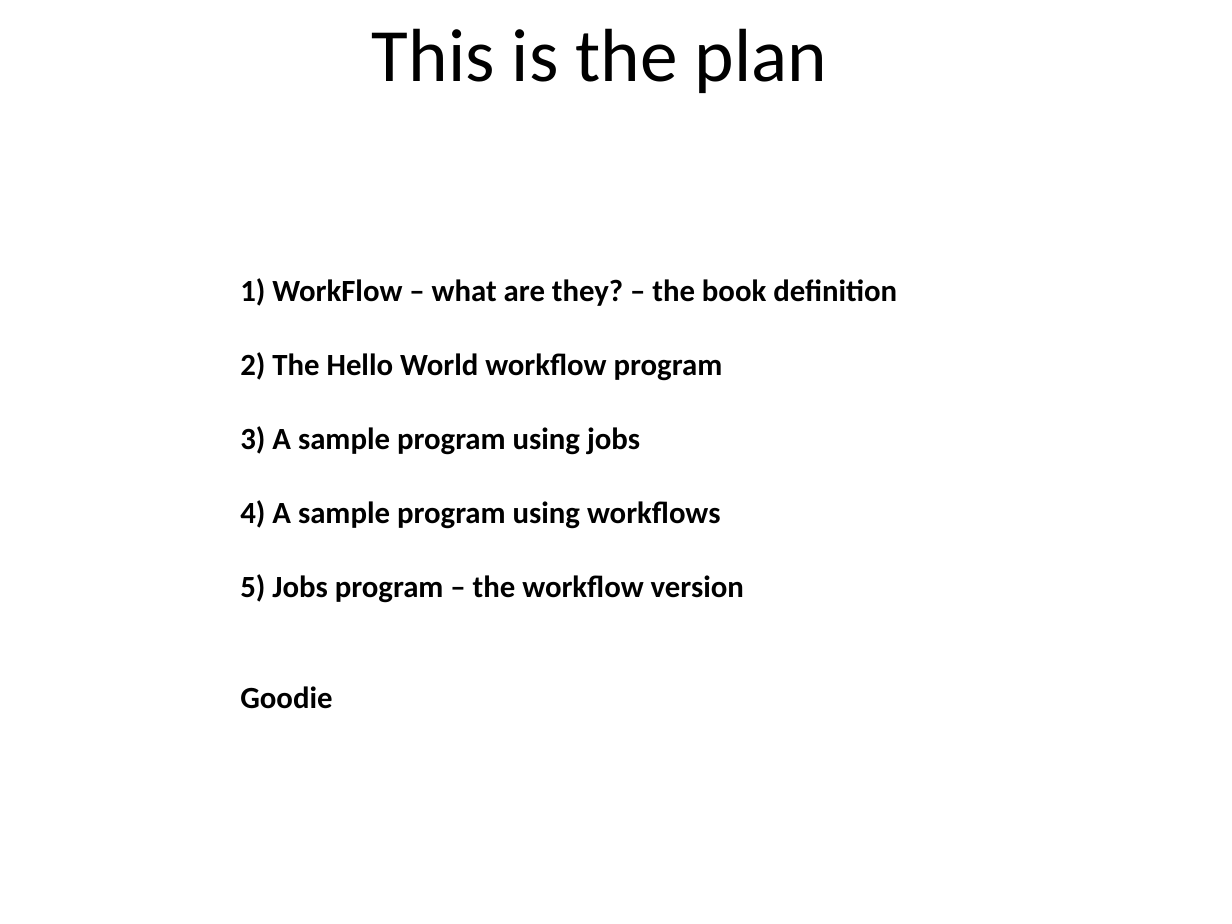
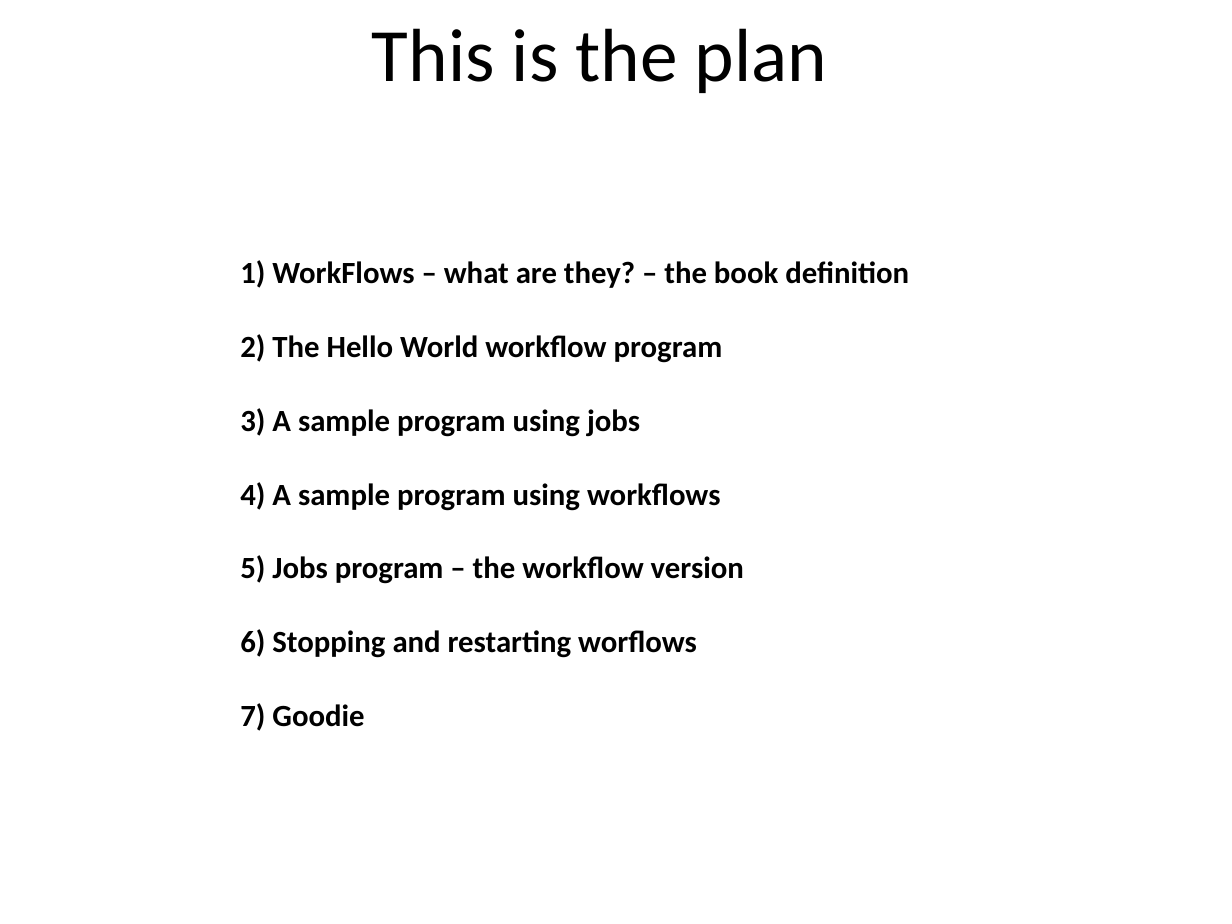
Before and after one commit to wildgrok/PowerShell, a slide deck: slide 5 of PowerShell From The Trenches - Workflows.pptx (slide 4 before the commit). Drawn at 1232x924 pixels with LibreOffice and Linux fonts; fonts in the diff are those of the drawing. Boxes give left, top, right and bottom in pixels: in the first picture for what was removed or moved away, otherwise in the second. Text is boxed around its words. In the diff, an @@ line names an element or a change of style, - is before the commit and + after.

```diff
--- a/PowerShell From The Trenches - Workflows.pptx
+++ b/PowerShell From The Trenches - Workflows.pptx
@@ text at (240, 260, 909, 288): text changed @@
-1) WorkFlow – what are they? – the book definition
+1) WorkFlows – what are they? – the book definition
@@ text at (240, 629, 697, 731): text changed @@
-Goodie
+6) Stopping and restarting worflows
+7) Goodie
```
Also in this commit, not shown: 19 other slides changed, 21 slides added, 2 slides removed.
